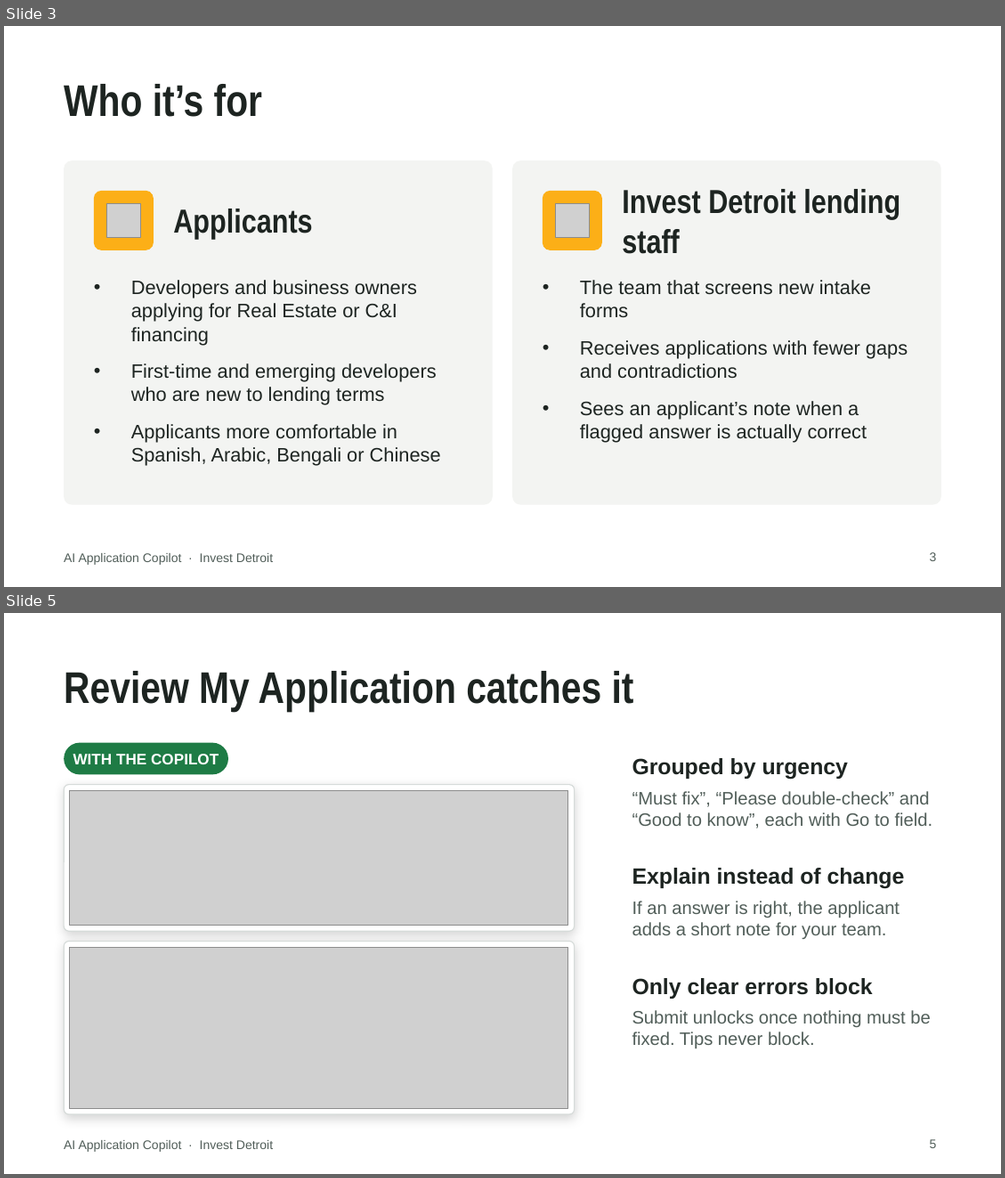
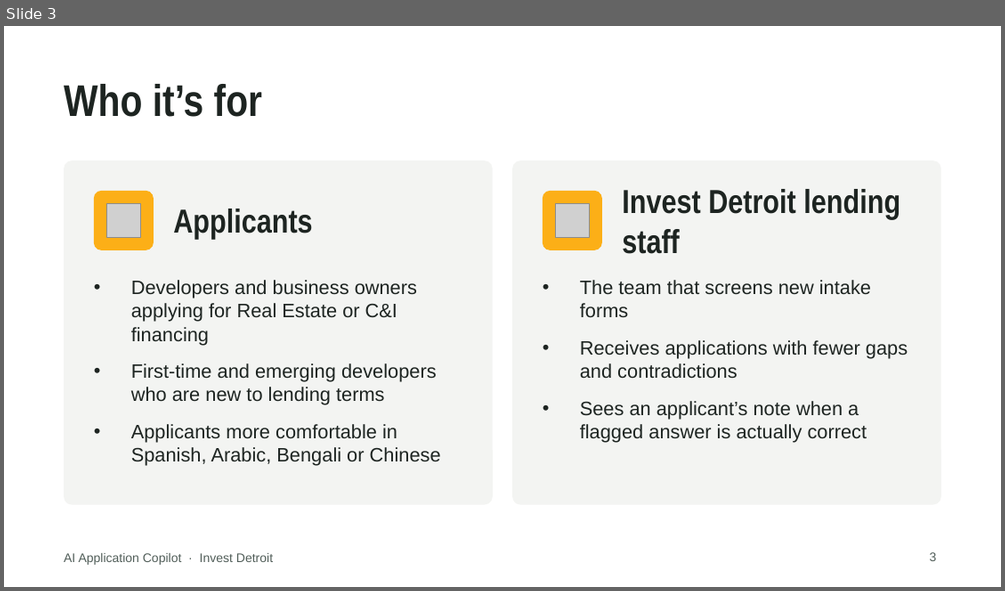
Before and after one commit to Ross-Business-Tech/Invest-Detroit-Project-1, a slide deck: docs/slides/Invest-Detroit-Copilot-Client-Deck.pptx. Shown one above the other, each under a label of ours: slides 3 and 5 before the commit, slide 3 after it; the slides between them are not shown. The pictures are 1005x1178 and 1005x591 pixels, drawn with LibreOffice and Linux fonts; fonts in the diff are those of the drawing; grey boxes stand for pictures; background and template pictures are left out. Boxes give left, top, right and bottom in pixels: in the first picture for what was removed or moved away, otherwise in the second. Text is boxed around its words. In the diff, an @@ line names an element or a change of style, - is before the commit and + after.

```diff
--- a/docs/slides/Invest-Detroit-Copilot-Client-Deck.pptx
+++ b/docs/slides/Invest-Detroit-Copilot-Client-Deck.pptx
@@ slide 5 removed at [4, 613, 1001, 1174], background picture (left out); not listed: 1 template element that a slide beside it also shows @@
@@ title removed at [64, 671, 634, 711] @@
-Review My Application catches it
@@ rounded rectangle removed at [64, 743, 228, 774] @@
@@ text removed at [73, 754, 218, 764] @@
-WITH THE COPILOT
@@ text removed at [632, 758, 849, 779] @@
-Grouped by urgency
@@ rounded rectangle removed at [64, 785, 574, 931] @@
@@ picture removed at [70, 790, 568, 925] @@
@@ text removed at [632, 791, 933, 828] @@
-“Must fix”, “Please double-check” and “Good to know”, each with Go to field.
@@ text removed at [632, 868, 905, 889] @@
-Explain instead of change
@@ text removed at [632, 900, 899, 939] @@
-If an answer is right, the applicant adds a short note for your team.
@@ rounded rectangle removed at [64, 941, 574, 1114] @@
@@ picture removed at [70, 947, 568, 1109] @@
@@ text removed at [632, 978, 873, 998] @@
-Only clear errors block
@@ text removed at [632, 1010, 930, 1048] @@
-Submit unlocks once nothing must be fixed. Tips never block.
@@ page number removed at [930, 1139, 937, 1148] @@
-5
```
Also in this commit, not shown: 4 slides changed, 2 slides added, 5 other slides removed, 31 other files.
